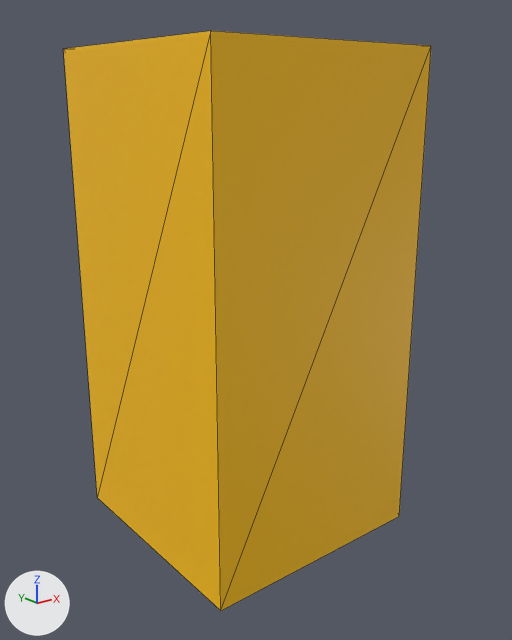
A saved change to the OBJ model Application/resources/Models/Character/Player/player.obj.
One viewpoint serves both versions: a 50 mm camera at (-3.54, -4.59, 1.63) aimed at (-0.17, -0.38, -0.05). Arrows for +X, +Y and +Z are at lower left; the lights stay in place. The picture after the commit comes second. Mesh edges are drawn as thin lines. Where no turn or scale is listed for an object, it has been applied to the vertices.

The first picture shows '立方体'.
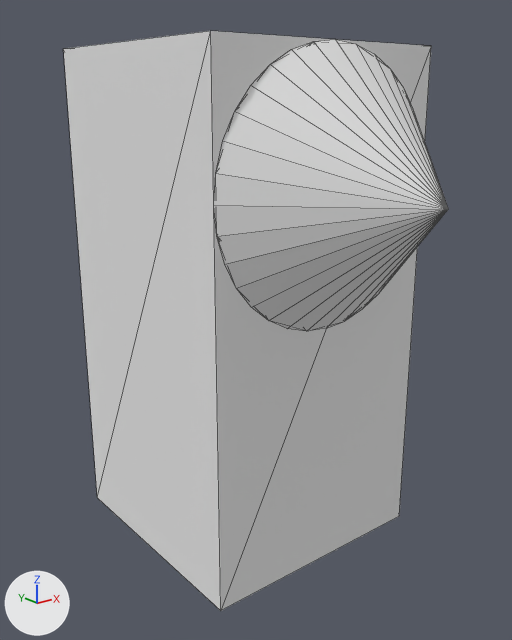
Where the change shows, as pixel boxes [x1, y1, x2, y2] in the pictures (512 x 640 px):
'立方体', reshaped
    before: [63, 31, 431, 611]
    after: [63, 31, 448, 611]
part 1 of me_立方体, added
    after: [214, 39, 448, 331]
part 2 of me_立方体, recoloured (yellow to white)
    both: [63, 31, 431, 611]

The change, as a list of edits to the scene's bpy script:
```text
Add mat_マテリアル_001:
    mat_マテリアル_001 = principled_material('マテリアル.001')
    mat_マテリアル_001.base_color = (0.8, 0.8, 0.8)  # white #e7e7e7
    mat_マテリアル_001.roughness = 1.0
Change me_立方体:
    used by ob_立方体; location = (0.0, 0.0, 0.0)
    remove me_立方体.from_pydata(...)  # 8 vertices, 12 faces; spans x -1.0..1.0, y -1.0..1.0, z -2.0..2.0
    add me_立方体.from_pydata(...)  # 41 vertices, 74 faces; spans x -1.0..1.0, y -2.0..1.0, z -2.0..2.0
    me_立方体 part 1: a new loose piece, a 32-sided cone pointing to -y spanning x -1.0..1.0, y -2.0..-1.0, z 0.0..2.0, in mat_マテリアル_001 (white #e7e7e7)
    me_立方体 part 2: 12 faces spanning x -1.0..1.0, y -1.0..1.0, z -2.0..2.0 switch from mat_マテリアル (picture img_player_png) to mat_マテリアル_001 (white #e7e7e7)
```
